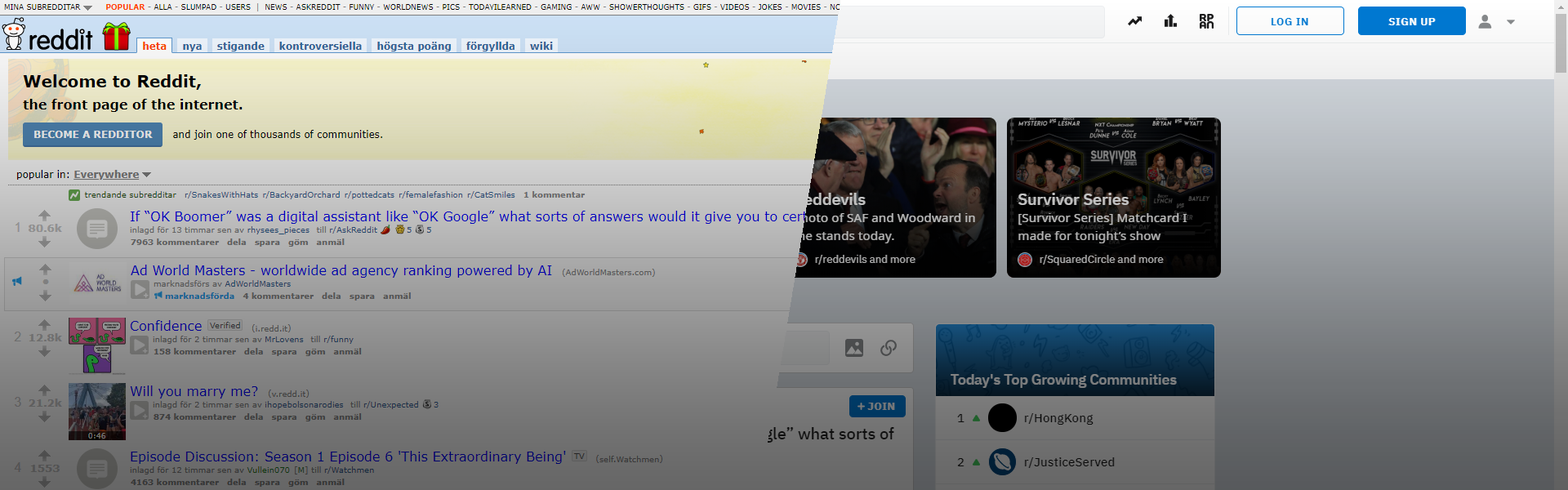
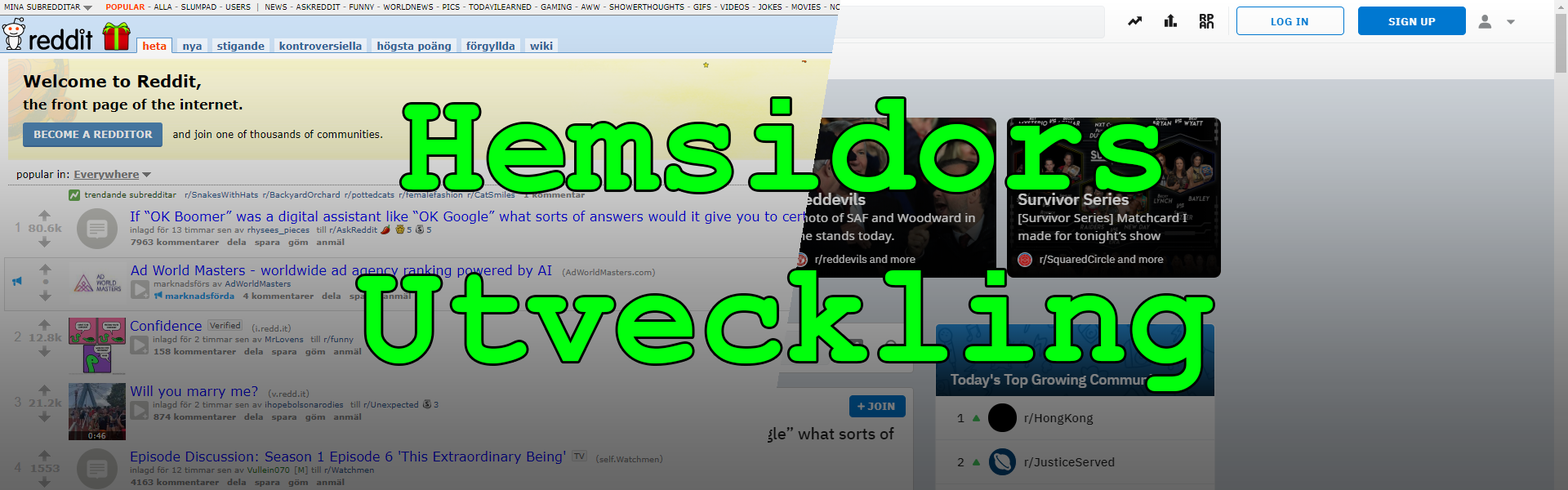
Revision of a layered 1568 x 490 image; what changed, layer by layer:
added layer "Hemsidors Utveckling" above "Intensitet/kontrast 1" over (x1=356, y1=98, x2=1213, y2=392)
